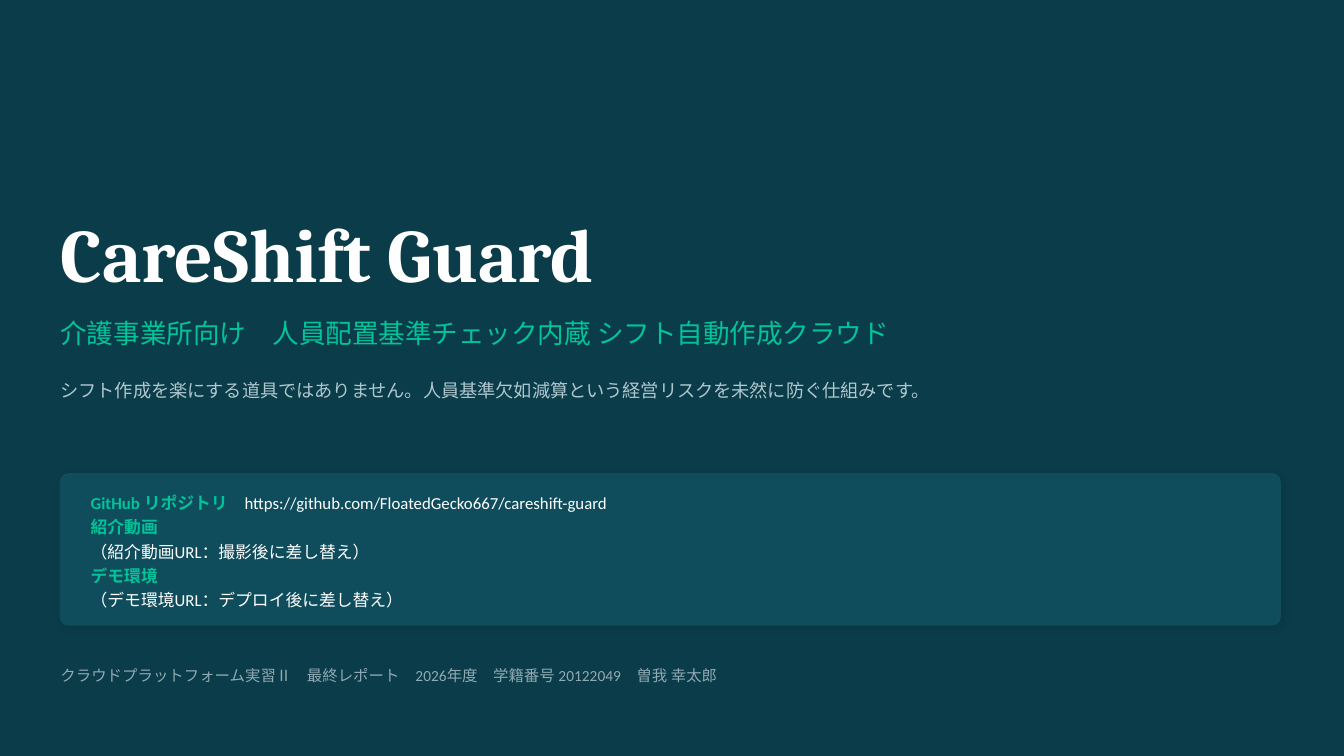
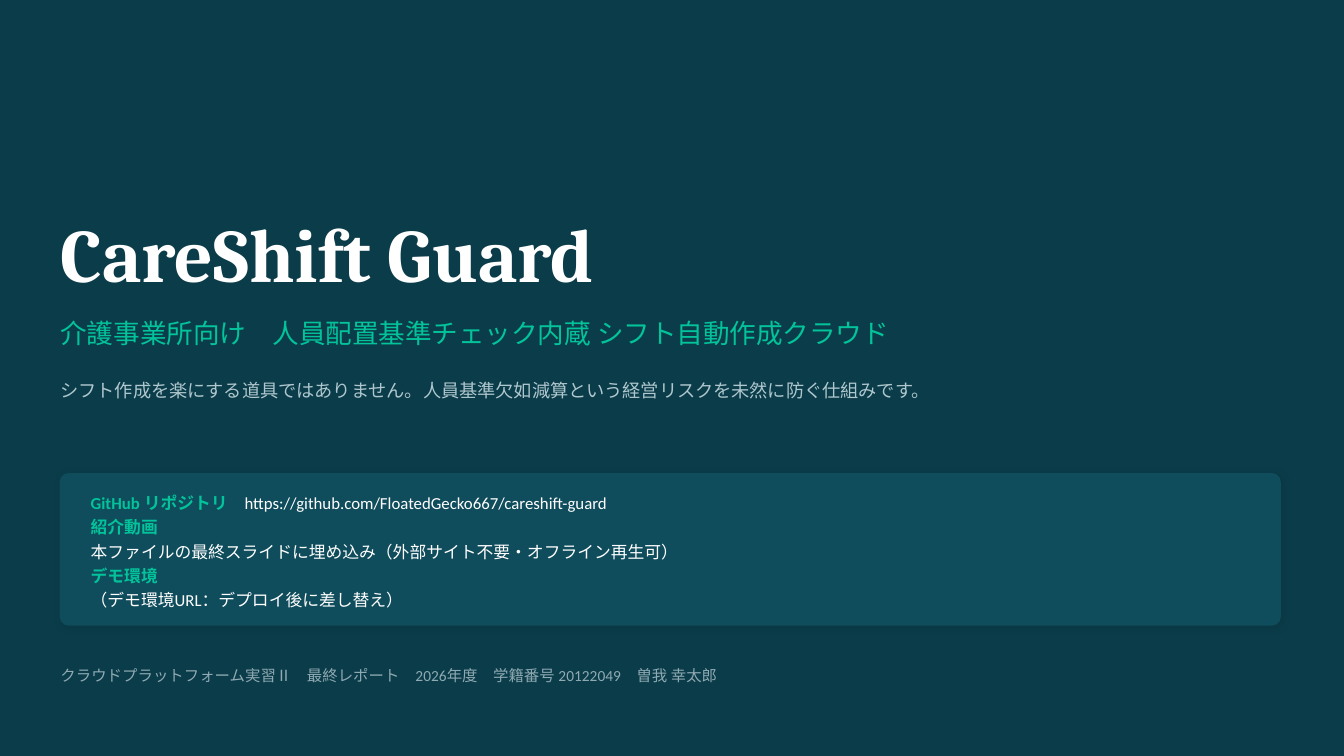
Before and after one commit to FloatedGecko667/careshift-guard, a slide deck: slide 1 of docs/発表スライド_CareShift_Guard.pptx. Drawn at 1344x756 pixels with LibreOffice and Linux fonts; fonts in the diff are those of the drawing. Boxes give left, top, right and bottom in pixels: in the first picture for what was removed or moved away, otherwise in the second. Text is boxed around its words. In the diff, an @@ line names an element or a change of style, - is before the commit and + after.

```diff
--- a/docs/発表スライド_CareShift_Guard.pptx
+++ b/docs/発表スライド_CareShift_Guard.pptx
@@ text at (x1=91, y1=543, x2=678, y2=560): text changed @@
-（紹介動画URL：撮影後に差し替え）
+本ファイルの最終スライドに埋め込み（外部サイト不要・オフライン再生可）
```
Also in this commit, not shown: 2 other slides changed, 3 slides added, 1 slide removed, 28 other files.
